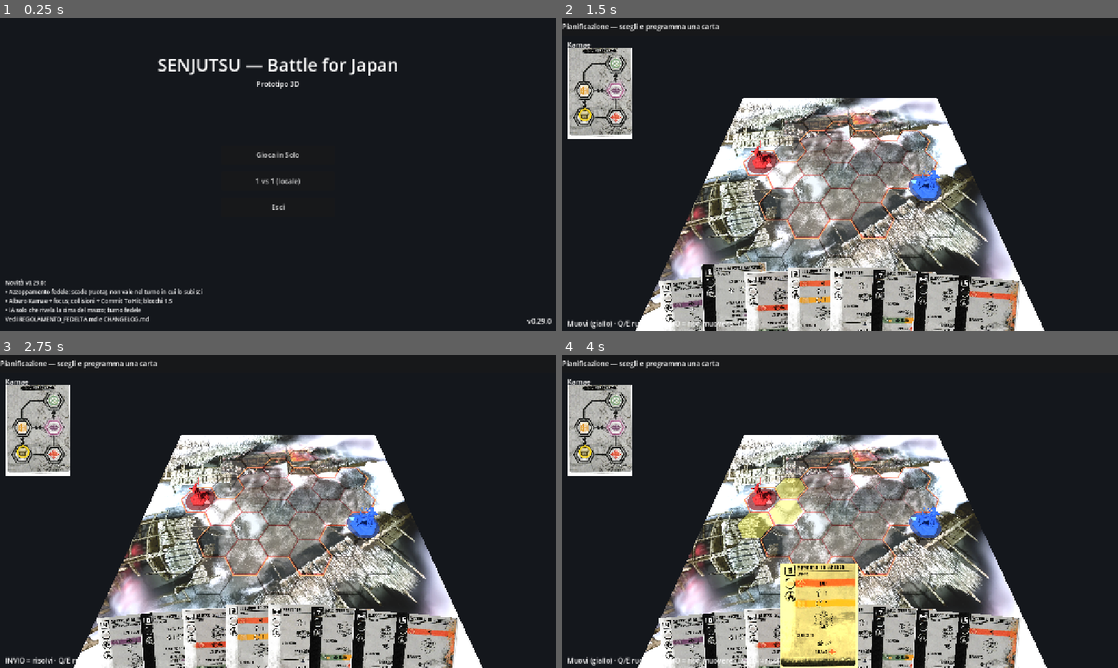
Above: before the commit, frames 1-4 (two rows, left to right).
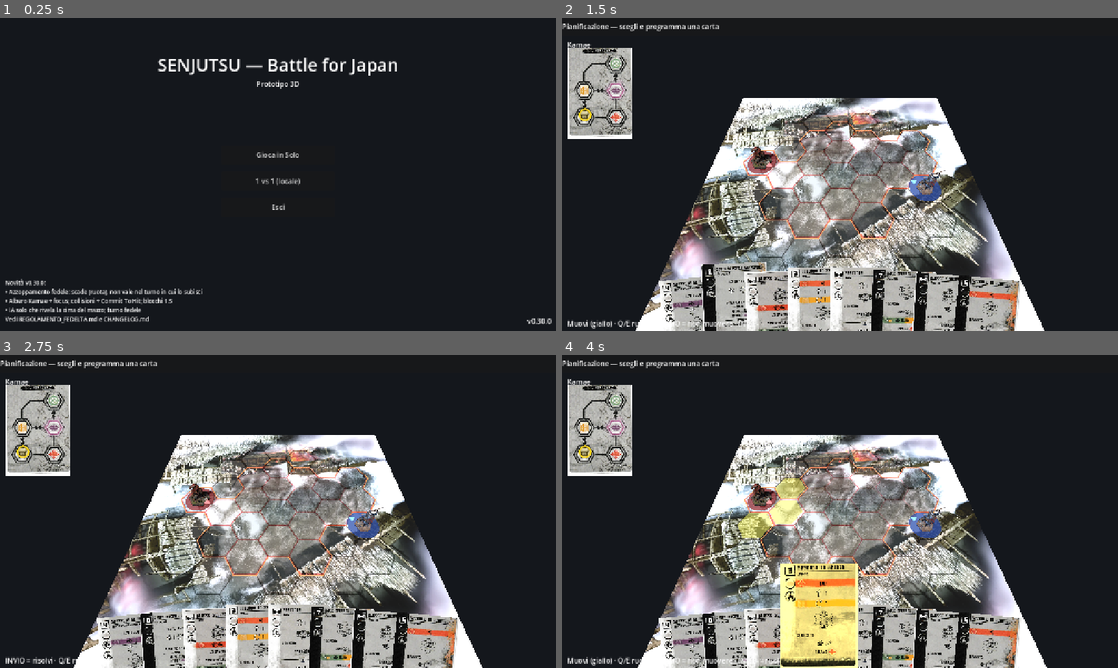
Above: after the commit, the same moments.

Repository: Tannoiser2/Sunjuntsu
Game: Godot game, scene res://scenes/Menu.tscn
Same seed, same stepped clock (60 frames per second), same inputs: the game is played once before the commit and once after it.
Inputs (mouse positions are in pixels of both pictures, inside the frame that each line leads up to):
- Up to frame 1 (0.25 s): no input
- Up to frame 2 (1.5 s): click "1 vs 1 (locale)" at 0.5 s; tap Enter at 1.25 s; drag from (695, 321) to (895, 105) at 1.27 s
- Up to frame 3 (2.75 s): tap Space at 2 s; drag from (172, 655) to (250, 574) at 2.02 s
- Up to frame 4 (4 s): move the mouse to (778, 652) at 2.77 s; hold Right 2.78-3.5 s; tap Enter at 2.85, 3.5 s; click (778, 652) at 2.92 s; drag from (817, 649) to (673, 464) at 3.52 s

The runs differ from the first frame. In frame 1, less than 0.1% of the frame differs, in the area x 6-98%, y 84-98%; in frame 2, 0.5%, in the area x 33-69%, y 39-58%; in frame 3, 0.5%; in frame 4, 0.5%.

Commit message:
Miniature 3D a colori (Guerriero/Ronin) ottimizzate
- Pawn.gd istanzia i modelli .glb texturizzati mantenendone i materiali; base
  colorata per squadra + facing. Arena usa .glb se presente.
- GLB ottimizzati (semplificazione + texture WebP 1024): 55/45MB -> ~1.4/2MB.
- Rimossi i vecchi .obj senza texture.

Co-Authored-By: Claude Opus 4.8 <noreply@anthropic.com>
Claude-Session: https://claude.ai/code/session_01Pn2piErvac8EuvNU8t5qNM

Diff:
--- a/godot/project.godot
+++ b/godot/project.godot
@@ -12,7 +12,7 @@
 
 config/name="Senjutsu: Battle for Japan"
 config/description="Reimplementazione digitale 3D di Senjutsu (Lucky Duck Games) — uso personale. Pedine 3D su mappa esagonale, modalità solo e 1v1."
-config/version="0.29.0"
+config/version="0.30.0"
 run/main_scene="res://scenes/Menu.tscn"
 config/features=PackedStringArray("4.6", "Forward Plus")
 config/icon="res://icon.svg"
--- a/godot/scenes/Arena.gd
+++ b/godot/scenes/Arena.gd
@@ -460,7 +460,10 @@
 			f.hand_limit = int(cs.get("hand_limit", f.hand_limit))
 		var pawn: Node3D = Pawn.new()
 		pawn.set("tint", colors[i])
-		pawn.set("mesh_path", "res://assets/miniatures/%s.obj" % chars[i].to_lower())
+		# Miniatura a colori (.glb con texture) se presente, altrimenti il vecchio .obj.
+		var slug: String = String(chars[i]).to_lower()
+		var glb: String = "res://assets/miniatures/%s.glb" % slug
+		pawn.set("mesh_path", glb if ResourceLoader.exists(glb) else "res://assets/miniatures/%s.obj" % slug)
 		pawn.set("cell_size", hex_size)
 		add_child(pawn)
 		pawn.position = HexGrid.hex_to_world(f.cell, hex_size)
--- a/godot/scenes/Pawn.gd
+++ b/godot/scenes/Pawn.gd
@@ -20,13 +20,61 @@
 	mat.albedo_color = tint
 	mat.roughness = 0.7
 
-	var mesh: Mesh = _load_mesh(mesh_path)
-	if mesh != null:
-		_add_model(mesh, mat)
+	# Modelli .glb/.gltf: mantengono i PROPRI materiali/texture (miniature a colori).
+	var scene_node := _load_model_scene(mesh_path)
+	if scene_node != null:
+		_add_scene_model(scene_node)
 	else:
-		_add_placeholder(mat)
+		var mesh: Mesh = _load_mesh(mesh_path)
+		if mesh != null:
+			_add_model(mesh, mat)   # .obj senza texture: tinta piatta
+		else:
+			_add_placeholder(mat)
 	_add_base()
 	_add_facing_indicator()
+
+
+## Carica un modello con materiali propri (PackedScene da .glb/.gltf). null se non c'è.
+func _load_model_scene(path: String) -> Node3D:
+	if path == "" or not ResourceLoader.exists(path):
+		return null
+	var res = load(path)
+	if res is PackedScene:
+		var inst = res.instantiate()
+		if inst is Node3D:
+			return inst
+		inst.queue_free()
+	return null
+
+
+## Aggiunge il modello texturizzato, normalizzato sull'altezza dell'esagono, base a y=0.
+func _add_scene_model(node: Node3D) -> void:
+	add_child(node)
+	var aabb := _scene_aabb(node, Transform3D.IDENTITY)
+	var h: float = maxf(0.001, aabb.size.y)
+	var s: float = (cell_size * height_ratio) / h
+	node.scale = Vector3(s, s, s)
+	# Centra in X/Z e appoggia la base a terra (y=0).
+	var center := aabb.position + aabb.size * 0.5
+	node.position = Vector3(-center.x * s, -aabb.position.y * s, -center.z * s)
+
+
+## AABB combinata di tutte le MeshInstance3D nel sottoalbero (spazio locale del modello).
+func _scene_aabb(node: Node, xform: Transform3D) -> AABB:
+	var out := AABB()
+	var have := false
+	var t: Transform3D = xform
+	if node is Node3D:
+		t = xform * (node as Node3D).transform
+	if node is MeshInstance3D and (node as MeshInstance3D).mesh != null:
+		out = t * (node as MeshInstance3D).mesh.get_aabb()
+		have = true
+	for c in node.get_children():
+		var sub := _scene_aabb(c, t)
+		if sub.size != Vector3.ZERO:
+			out = sub if not have else out.merge(sub)
+			have = true
+	return out
 
 
 ## Ruota la pedina (attorno a Y) verso l'angolo mondo indicato.
Binary file added: godot/assets/miniatures/ronin.glb
Not shown, added: godot/assets/miniatures/ronin.glb.import
Not shown, removed: godot/assets/miniatures/ronin.obj
Not shown, removed: godot/assets/miniatures/ronin.obj.import
Binary file added: godot/assets/miniatures/ronin_Image_0.webp
Not shown, added: godot/assets/miniatures/ronin_Image_0.webp.import
Binary file added: godot/assets/miniatures/ronin_Image_1.webp
Not shown, added: godot/assets/miniatures/ronin_Image_1.webp.import
Binary file added: godot/assets/miniatures/ronin_Image_2.webp
Not shown, added: godot/assets/miniatures/ronin_Image_2.webp.import
Binary file added: godot/assets/miniatures/ronin_Image_3.webp
Not shown, added: godot/assets/miniatures/ronin_Image_3.webp.import
(and 13 more such lines)
